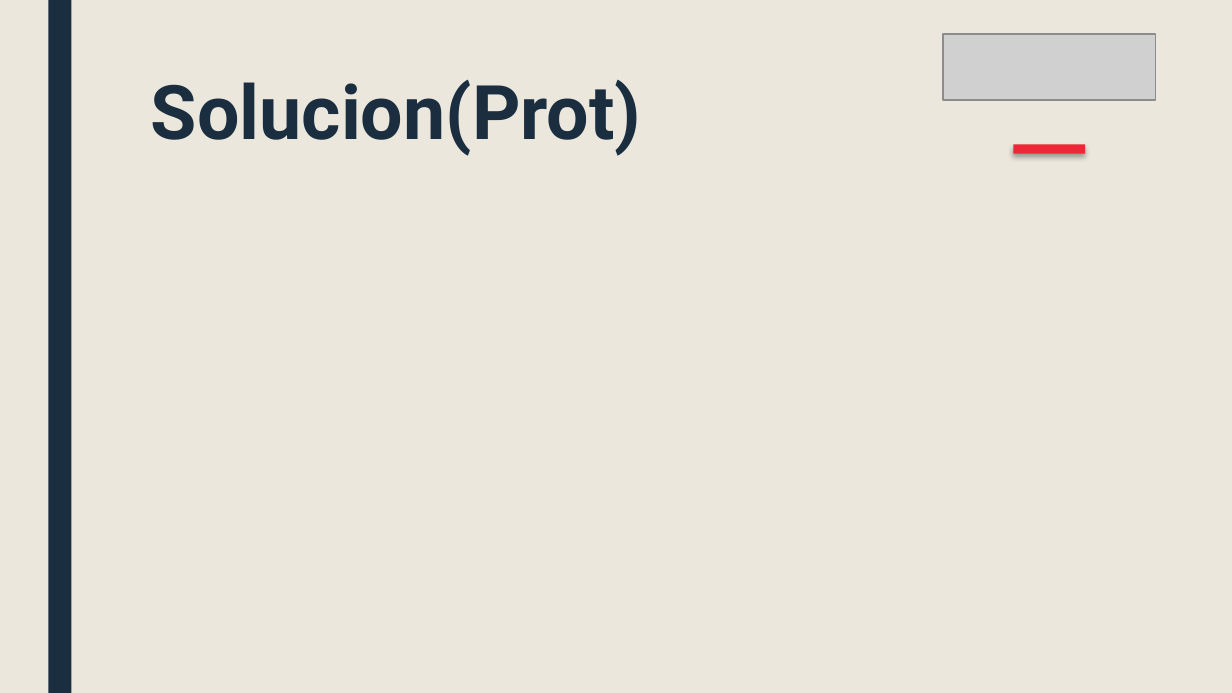
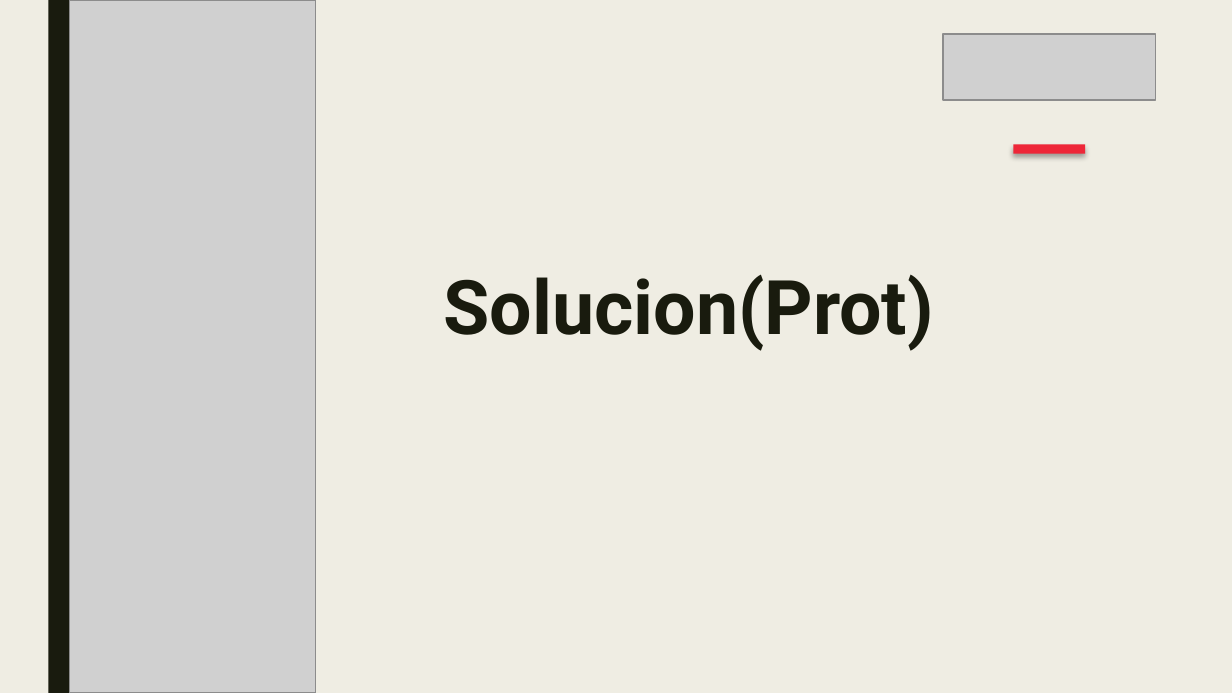
Before and after one commit to GS-Consultorio/analisis, a slide deck: slide 8 of consultorio1.pptx. Drawn at 1232x693 pixels with LibreOffice and Linux fonts; fonts in the diff are those of the drawing; grey boxes stand for pictures. Boxes give left, top, right and bottom in pixels: in the first picture for what was removed or moved away, otherwise in the second. Text is boxed around its words. In the diff, an @@ line names an element or a change of style, - is before the commit and + after.

```diff
--- a/consultorio1.pptx
+++ b/consultorio1.pptx
@@ background #EBE7DD to #EFEDE3 @@
@@ rectangle at [48, 0, 71, 692]: fill #1A2E40 to #191B0E @@
@@ picture added at [69, 0, 315, 692] @@
@@ text "Solucion(Prot)": place and size @@
-text "Solucion(Prot)" at [151, 79, 641, 156]
+text "Solucion(Prot)" at [444, 274, 934, 351]
@@ text "Solucion(Prot)" at [444, 274, 934, 351]: text colour #1A2E40 to #191B0E @@
```
Also in this commit, not shown: 9 other slides changed.
